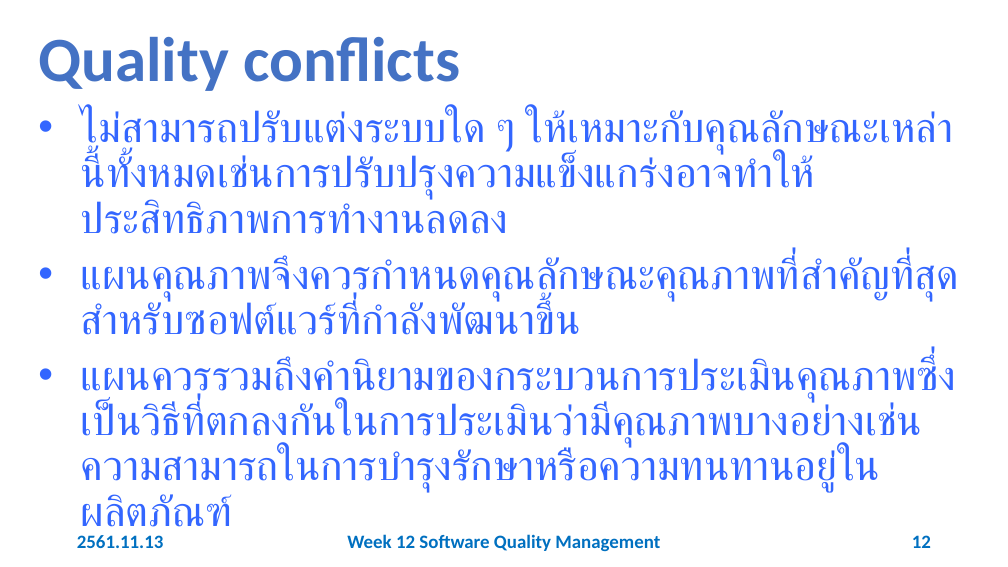
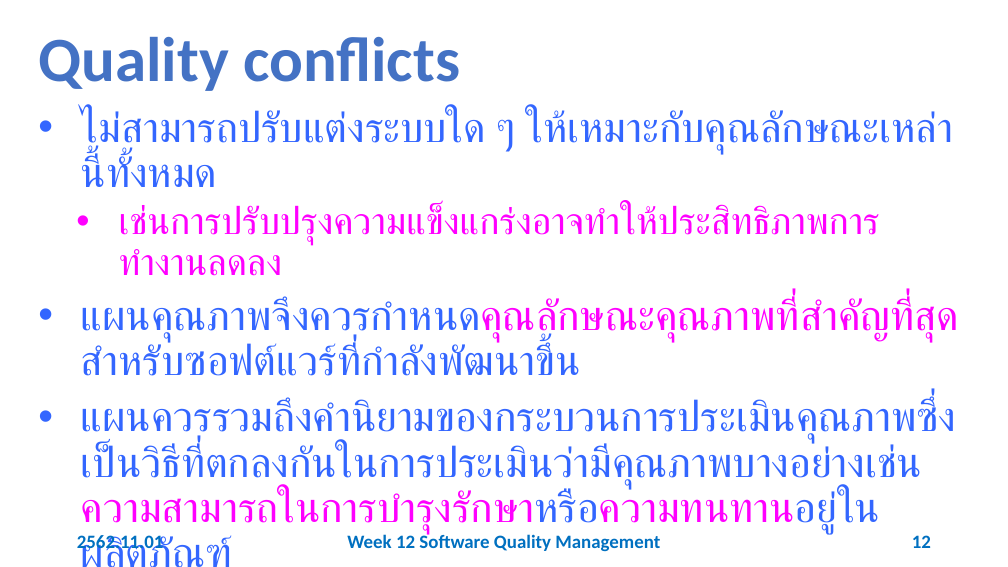
Before and after one commit to 03376806-software-engineering/Week-12-Software-Quality-Management, a slide deck: slide 12 of Slides/Week 12 Software Quality Management.pptx. Drawn at 1008x567 pixels with LibreOffice and Linux fonts; fonts in the diff are those of the drawing. Boxes give left, top, right and bottom in pixels: in the first picture for what was removed or moved away, otherwise in the second. Text is boxed around its words. In the diff, an @@ line names an element or a change of style, - is before the commit and + after.

```diff
--- a/Slides/Week 12 Software Quality Management.pptx
+++ b/Slides/Week 12 Software Quality Management.pptx
@@ text at (81,110,954,276): text changed @@
-• ไม่สามารถปรับแต่งระบบใด ๆ ให้เหมาะกับคุณลักษณะเหล่านี้ทั้งหมดเช่นการปรับปรุงความแข็งแกร่งอาจทำให้ประสิทธิภาพการทำงานลดลง
+• ไม่สามารถปรับแต่งระบบใด ๆ ให้เหมาะกับคุณลักษณะเหล่านี้ทั้งหมด
+  • เช่นการปรับปรุงความแข็งแกร่งอาจทำให้ประสิทธิภาพการทำงานลดลง
@@ text at (81,298,959,534): text colour #3366FF to #FF00FF in "แผนคุณภาพจึงควรกำหนดคุณลักษณะคุณภาพที่สำคัญที่สุดสำหรับซอฟต์ ...", "แผนควรรวมถึงคำนิยามของกระบวนการประเมินคุณภาพซึ่งเป็นวิธีที่ต ..." @@
@@ text at (77,535,164,553): text changed @@
-2561.11.13
+2562.11.01
```
Also in this commit, not shown: 53 other slides changed.
